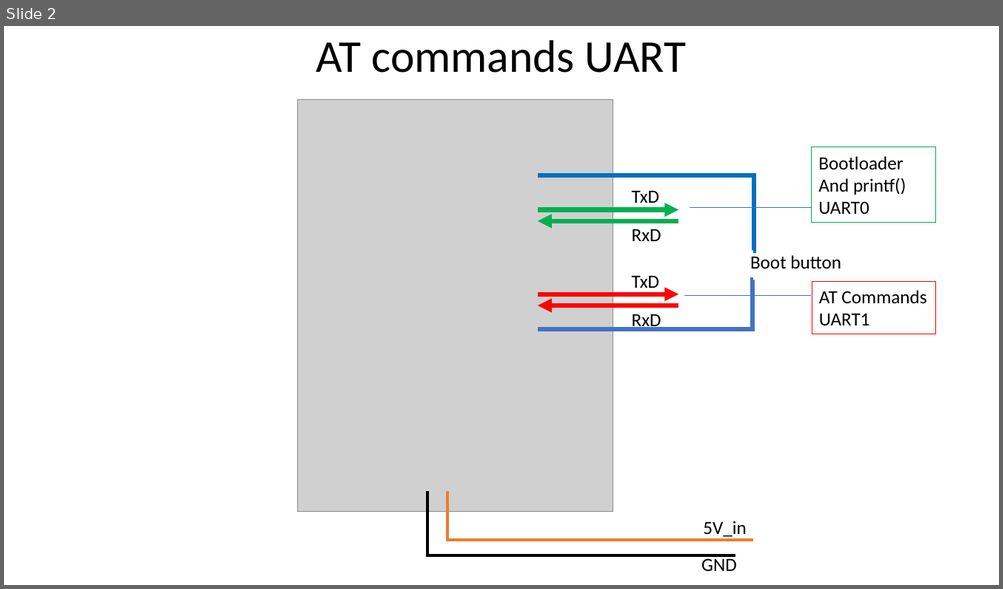
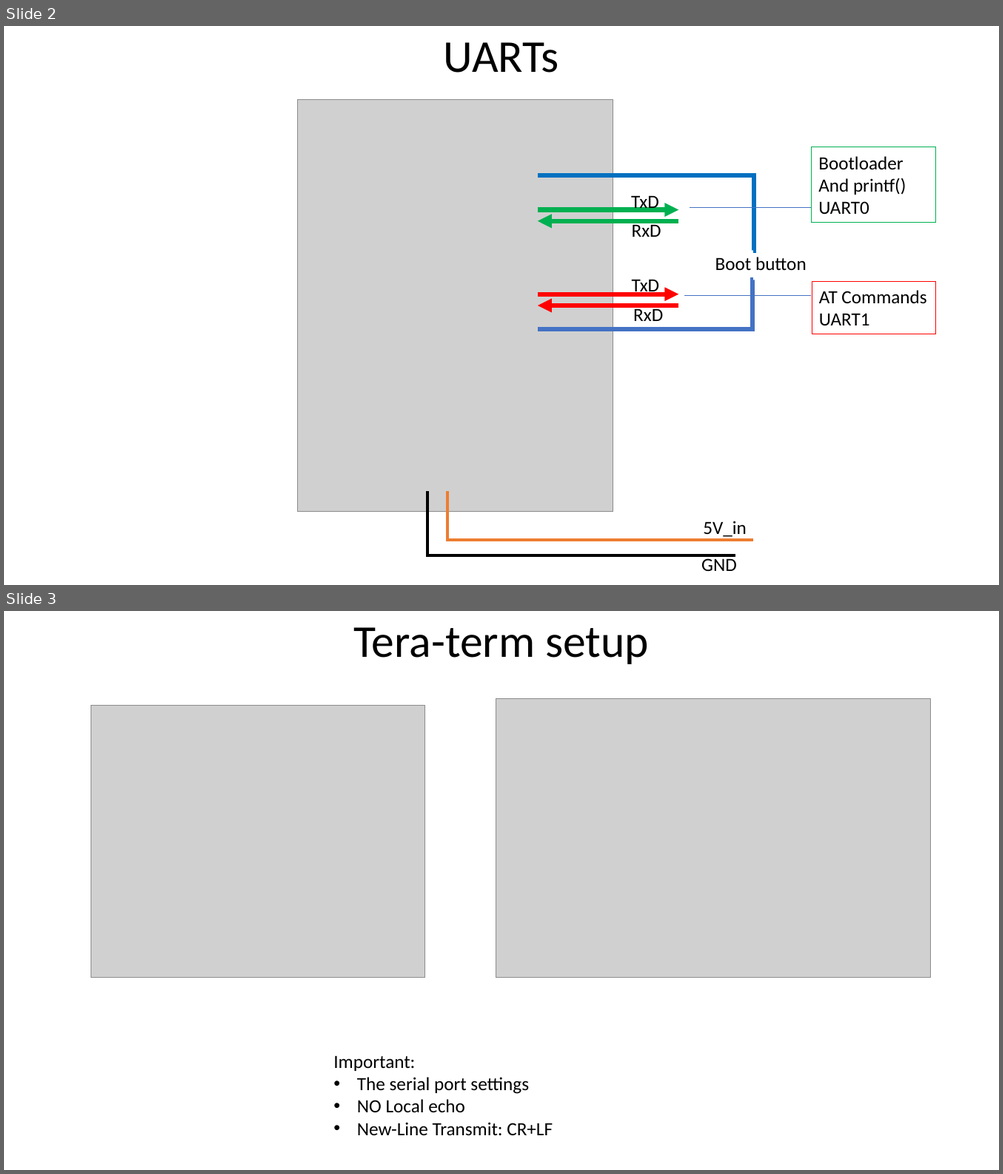
Before and after one commit to The-101-project/39_ModemESP32_test, a slide deck: n-pro-20_testing.pptx. Shown one above the other, each under a label of ours: slide 2 before the commit, slides 2 and 3 after it. The pictures are 1003x589 and 1003x1174 pixels, drawn with LibreOffice and Linux fonts; fonts in the diff are those of the drawing; grey boxes stand for pictures. Boxes give left, top, right and bottom in pixels: in the first picture for what was removed or moved away, otherwise in the second. Text is boxed around its words. In the diff, an @@ line names an element or a change of style, - is before the commit and + after.

Commit message:
added images and slides

```diff
--- a/n-pro-20_testing.pptx
+++ b/n-pro-20_testing.pptx
@@ slide 3 added at [4,611,999,1170], background #FFFFFF @@
@@ title added at [353,627,649,664], 44 pt, text #000000 @@
+Tera-term setup
@@ picture added at [495,699,930,978] @@
@@ picture added at [91,705,425,978] @@
@@ text added at [333,1056,552,1136], 18 pt, text #000000 @@
+Important:
+• The serial port settings
+• NO Local echo
+• New-Line Transmit: CR+LF
@@ slide 2 changed as well @@
@@ title at [444,42,559,73]: text changed @@
-AT commands UART
+UARTs
@@ text "TxD": place and size @@
-text "TxD" at [632,190,660,208]
+text "TxD" at [631,192,659,212]
@@ text "RxD": place and size @@
-text "RxD" at [632,229,661,241]
+text "RxD" at [632,222,661,237]
@@ text "Boot button": place and size @@
-text "Boot button" at [750,255,841,269]
+text "Boot button" at [715,257,806,270]
@@ text "TxD" rewrapped from [632,275,660,288] to [632,279,660,297] @@
@@ text "RxD": place and size @@
-text "RxD" at [632,315,661,331]
+text "RxD" at [633,306,663,321]
```
Also in this commit, not shown: 2 other slides added, 6 other files.
